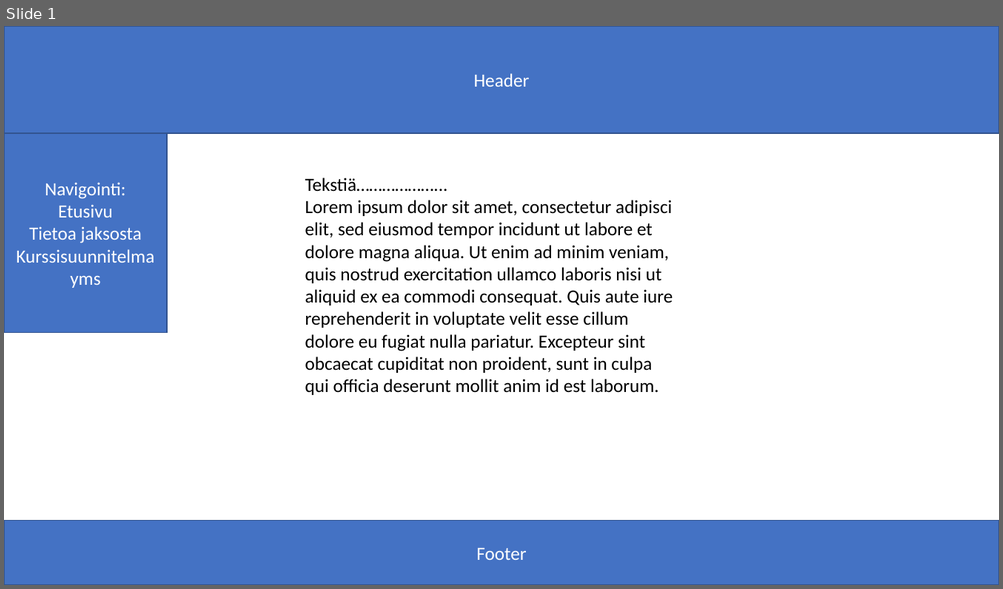
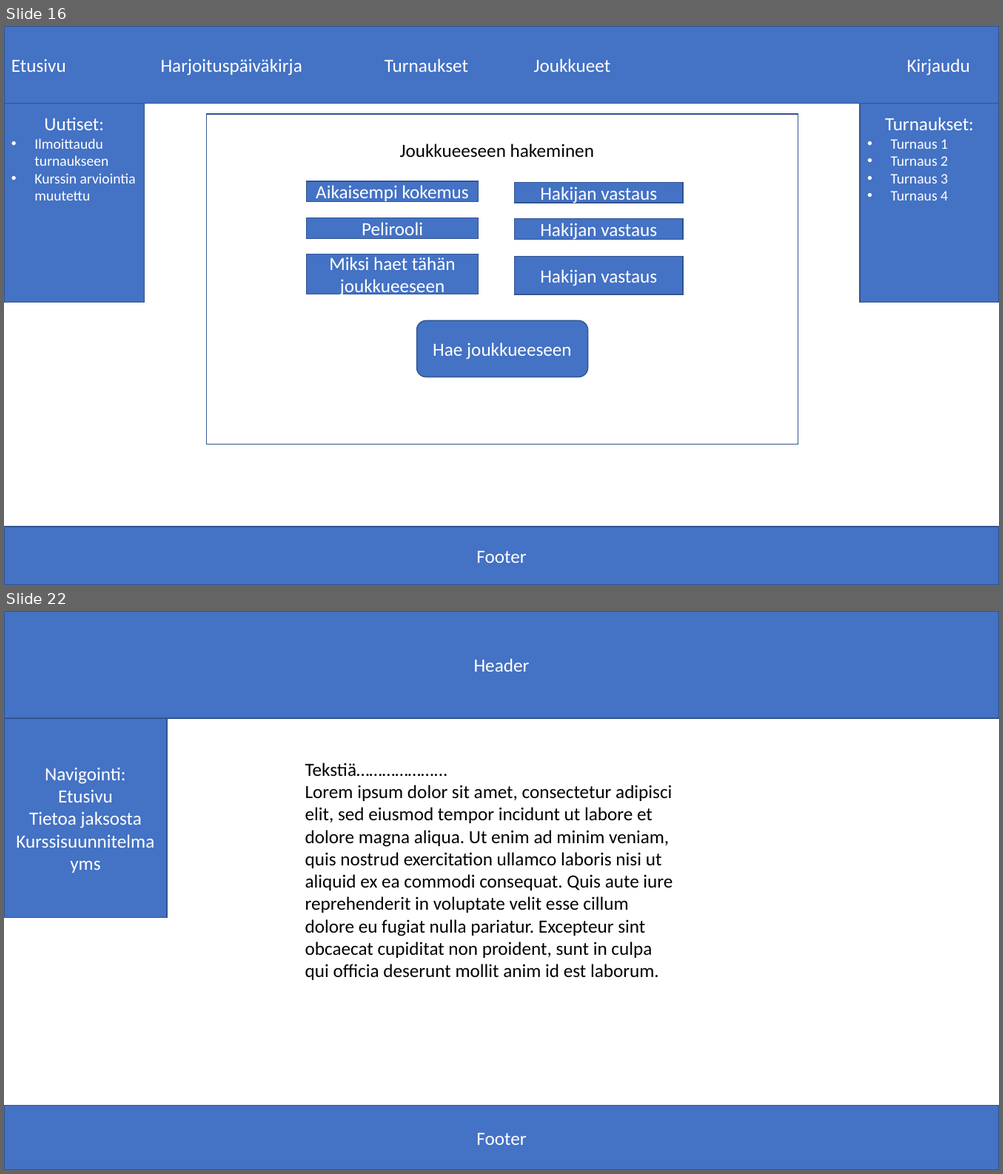
Before and after one commit to KalleVuoristo/Kouluhommat, a slide deck: eurheilu_projekti/pikaluonnos.pptx. Shown one above the other, each under a label of ours: slide 1 before the commit, slides 16 and 22 after it; the slides between them are not shown. The pictures are 1003x589 and 1003x1174 pixels, drawn with LibreOffice and Linux fonts; fonts in the diff are those of the drawing; background and template pictures are left out. Boxes give left, top, right and bottom in pixels: in the first picture for what was removed or moved away, otherwise in the second. Text is boxed around its words. In the diff, an @@ line names an element or a change of style, - is before the commit and + after.

```diff
--- a/eurheilu_projekti/pikaluonnos.pptx
+++ b/eurheilu_projekti/pikaluonnos.pptx
@@ slide 16 added at (x1=4, y1=26, x2=999, y2=585), background picture (left out) @@
@@ rectangle added at (x1=4, y1=26, x2=999, y2=104), fill #4472C4, outline #325491 1 pt, 18 pt, text #FFFFFF @@
+Etusivu Harjoituspäiväkirja Turnaukset Joukkueet Kirjaudu
@@ rectangle added at (x1=4, y1=104, x2=145, y2=303), fill #4472C4, outline #325491 1 pt, 14 pt, text #FFFFFF @@
+Uutiset:
+• Ilmoittaudu turnaukseen
+• Kurssin arviointia muutettu
@@ rectangle added at (x1=206, y1=114, x2=798, y2=445), fill #FFFFFF, outline #325491 1 pt @@
@@ rectangle added at (x1=859, y1=104, x2=999, y2=303), fill #4472C4, outline #325491 1 pt, 14 pt, text #FFFFFF @@
+Turnaukset:
+• Turnaus 1
+• Turnaus 2
+• Turnaus 3
+• Turnaus 4
@@ text added at (x1=400, y1=144, x2=594, y2=158), 18 pt, text #000000 @@
+Joukkueeseen hakeminen
@@ rectangle added at (x1=306, y1=181, x2=478, y2=202), fill #4472C4, outline #325491 1 pt, 18 pt, text #FFFFFF @@
+Aikaisempi kokemus
@@ rectangle added at (x1=515, y1=183, x2=683, y2=204), fill #4472C4, outline #325491 1 pt, 18 pt, text #FFFFFF @@
+Hakijan vastaus
@@ rectangle added at (x1=306, y1=218, x2=478, y2=239), fill #4472C4, outline #325491 1 pt, 18 pt, text #FFFFFF @@
+Pelirooli
@@ rectangle added at (x1=515, y1=219, x2=683, y2=240), fill #4472C4, outline #325491 1 pt, 18 pt, text #FFFFFF @@
+Hakijan vastaus
@@ rectangle added at (x1=306, y1=255, x2=478, y2=295), fill #4472C4, outline #325491 1 pt, 18 pt, text #FFFFFF @@
+Miksi haet tähän joukkueeseen
@@ rectangle added at (x1=515, y1=257, x2=683, y2=295), fill #4472C4, outline #325491 1 pt, 18 pt, text #FFFFFF @@
+Hakijan vastaus
@@ rounded rectangle added at (x1=417, y1=321, x2=587, y2=378), fill #4472C4, outline #325491 1 pt, 18 pt, text #FFFFFF @@
+Hae joukkueeseen
@@ rectangle added at (x1=4, y1=528, x2=999, y2=585), fill #4472C4, outline #325491 1 pt, 18 pt, text #FFFFFF @@
+Footer
@@ what was slide 1 is now slide 22 @@
```
Also in this commit, not shown: 20 other slides added.
